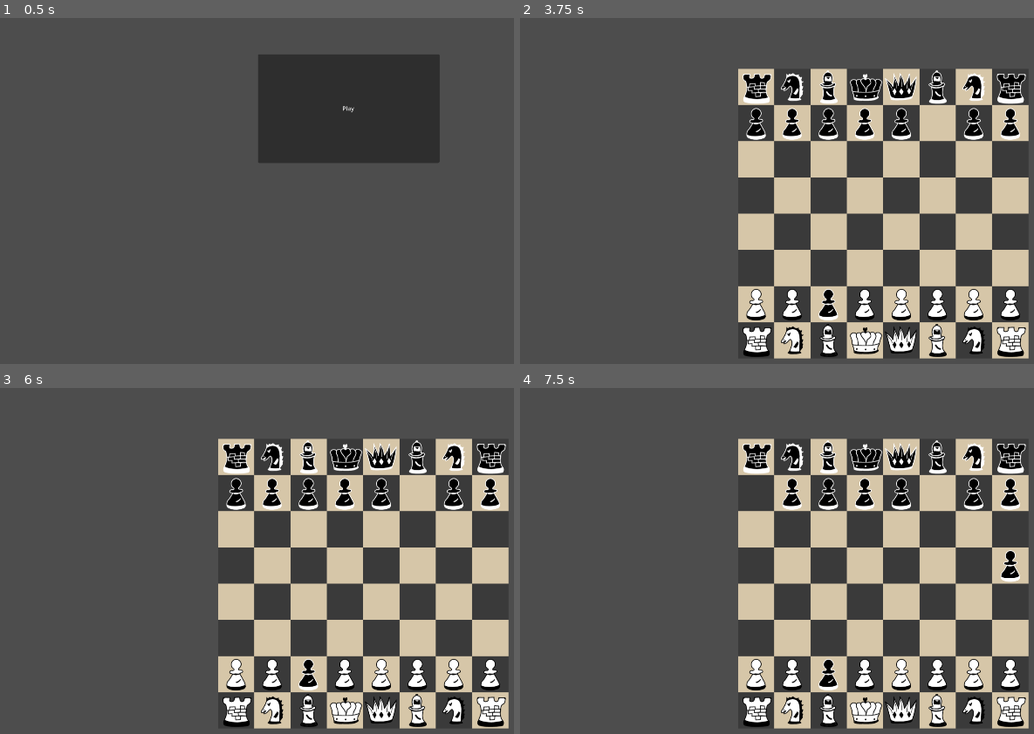
Above: before the commit, frames 1-4 (two rows, left to right).
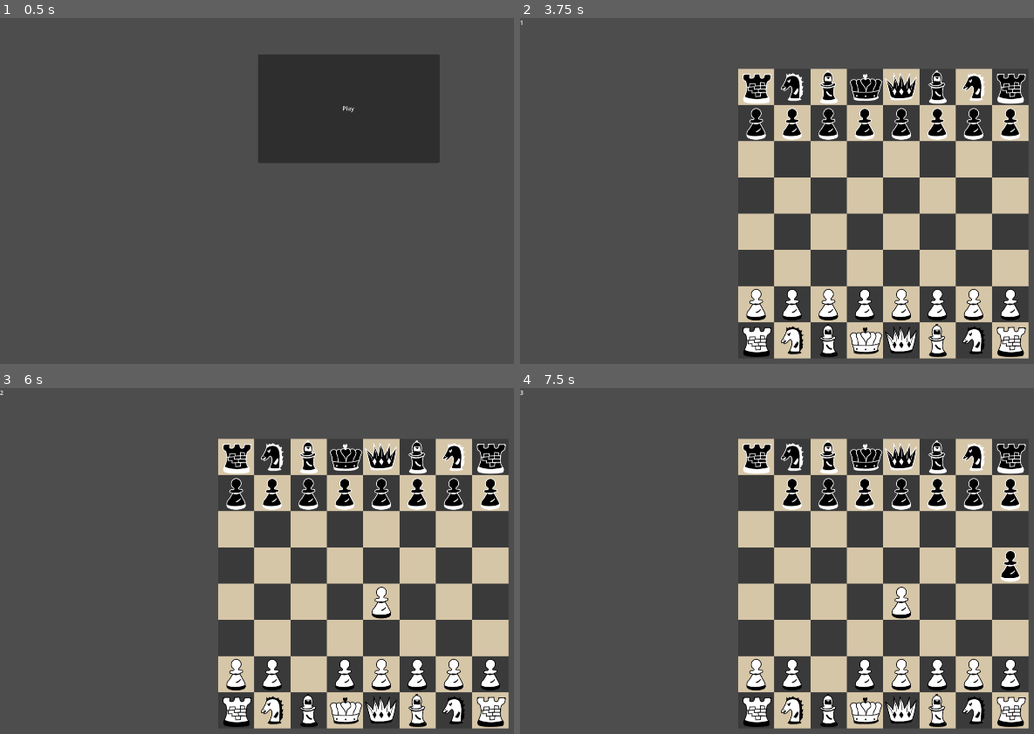
Above: after the commit, the same moments.

Repository: KristianPrifti/Upgraded-Chess-Game
Game: Godot game, scene res://main_menu.tscn
Same seed, same stepped clock (60 frames per second), same inputs: the game is played once before the commit and once after it.
Inputs (mouse positions are in pixels of both pictures, inside the frame that each line leads up to):
- Up to frame 1 (0.5 s): no input
- Up to frame 2 (3.75 s): click "Play" at 0.5 s; tap Enter at 1.25, 2.75 s; move the mouse to (1023, 194) at 1.27 s; click (1023, 194) at 1.35 s; tap Space at 2, 3.5 s; move the mouse to (730, 232) at 2.02 s; click (730, 232) at 2.1 s; move the mouse to (936, 128) at 2.77 s; click (936, 128) at 2.85 s; move the mouse to (833, 291) at 3.52 s; click (833, 291) at 3.6 s
- Up to frame 3 (6 s): tap Enter at 4.25 s; move the mouse to (outside the picture) at 4.27 s; click (outside the picture) at 4.35 s; tap Space at 5 s; move the mouse to (138, 526) at 5.02 s; click (138, 526) at 5.1 s; move the mouse to (385, 585) at 5.77 s; click (385, 585) at 5.85 s
- Up to frame 4 (7.5 s): move the mouse to (761, 484) at 6.52 s; click (761, 484) at 6.6 s; move the mouse to (1023, 564) at 7.27 s; click (1023, 564) at 7.35 s

Frame 1 is identical in both runs. In frame 2, 0.5% of the frame differs, in the area x 0-84%, y 0-88%; in frame 3, 0.7%; in frame 4, 0.7%.

Commit message:
add players and turns and players can move a piece only when it is their turn

Diff:
--- a/game_menu.tscn
+++ b/game_menu.tscn
@@ -1,7 +1,8 @@
-[gd_scene load_steps=3 format=3 uid="uid://bec253yxf1oy3"]
+[gd_scene load_steps=4 format=3 uid="uid://bec253yxf1oy3"]
 
 [ext_resource type="Texture2D" uid="uid://cwucgof4krgiv" path="res://assets/Chess_Board.png" id="1_6rly3"]
 [ext_resource type="Script" path="res://scripts/grid.gd" id="2_4gq53"]
+[ext_resource type="PackedScene" uid="uid://psptmt5hck0t" path="res://player.tscn" id="3_armrn"]
 
 [node name="game_menu" type="Node2D"]
 
@@ -246,3 +247,17 @@
 
 [node name="grid" type="Node2D" parent="ChessBoard"]
 script = ExtResource("2_4gq53")
+
+[node name="white_player" parent="ChessBoard/grid" instance=ExtResource("3_armrn")]
+position = Vector2(-597, -146)
+isWhite = true
+
+[node name="black_player" parent="ChessBoard/grid" instance=ExtResource("3_armrn")]
+position = Vector2(-603, -153)
+
+[node name="turn" type="Label" parent="ChessBoard/grid"]
+offset_left = -600.0
+offset_top = -140.0
+offset_right = -186.0
+offset_bottom = 64.0
+text = "0"
--- /dev/null
+++ b/player.tscn
@@ -0,0 +1,6 @@
+[gd_scene load_steps=2 format=3 uid="uid://psptmt5hck0t"]
+
+[ext_resource type="Script" path="res://scripts/player.gd" id="1_7qq8m"]
+
+[node name="player" type="Node2D"]
+script = ExtResource("1_7qq8m")
--- a/scripts/grid.gd
+++ b/scripts/grid.gd
@@ -18,17 +18,26 @@
 	preload("res://pieces/pawn.tscn"),
 ]
 
+#var player_path = preload("res://player.tscn")
+
 # mouse click variabels
 var click1 = Vector2(0 ,0)
 var click2 = Vector2(0, 0)
 var controlling: bool = false
 var controlling_piece
-var wait: bool = true
+
+# player and turn counter
+var turn_player
+@onready var turn_node = $turn
+var turn: int = 0
 
 # Called when the node enters the scene tree for the first time.
 func _ready():
 	board = make_2d_array()
 	spawn_initial_pices()
+	next_turn()
+	get_turn_player()
+
 
 
 # Called every frame. 'delta' is the elapsed time since the previous frame.
@@ -38,6 +47,7 @@
 	if is_controlling:
 		controlling = true
 
+	get_turn_player()
 
 # makes the array into a 2D array
 func make_2d_array():
@@ -48,6 +58,18 @@
 			array[i].append(null)
 	return array
 
+# update turn
+func next_turn():
+	turn = turn + 1
+	turn_node.text = str(turn)
+
+# get turn player
+func get_turn_player():
+	if turn % 2 == 1:
+		turn_player = $white_player
+	elif turn % 2 == 0:
+		turn_player = $black_player
+
 # change the column and raw number to pixel values
 func grid_to_pixel(column, row):
 	var pixel_x = x_start + offset * column
@@ -69,16 +91,15 @@
 func click_input():
 	if Input.is_action_just_pressed("ui_click") && controlling == false:
 		click1 = get_local_mouse_position()
-		print(click1)
 		var grid_position = pixel_to_grid(click1.x, click1.y)
-		if is_in_grid(grid_position.x, grid_position.y) && board[grid_position.x][grid_position.y] != null:
+		if is_in_grid(grid_position.x, grid_position.y) && board[grid_position.x][grid_position.y] != null && \
+		board[grid_position.x][grid_position.y].isWhite == turn_player.isWhite:
 			controlling_piece = board[grid_position.x][grid_position.y]
 			return true
 
 func click_output():
 	if Input.is_action_just_pressed("ui_click") && controlling:
 		click2 = get_local_mouse_position()
-		print(click2)
 		var grid_position = pixel_to_grid(click2.x, click2.y)
 		if is_in_grid(grid_position.x, grid_position.y):
 			var original_grid = pixel_to_grid(click1.x, click1.y)
@@ -86,12 +107,17 @@
 			controlling = false
 
 func move_piece(column0, row0, column1, row1):
-	var piece = board[column0][row0]
-	if board[column1][row1] != null:
-		board[column1][row1].queue_free()
-	board[column0][row0].position = grid_to_pixel(column1, row1)
-	board[column0][row0] = null
-	board[column1][row1] = piece
+	# this if statemnt checks if the player clicked twice in a row in the same spot
+	if column0 != column1 || row0 != row1:
+		var piece = board[column0][row0]
+		if board[column1][row1] != null:
+			board[column1][row1].queue_free()
+		board[column0][row0].position = grid_to_pixel(column1, row1)
+		board[column0][row0] = null
+		board[column1][row1] = piece
+		next_turn()
+		get_turn_player()
+
 
 
 
--- /dev/null
+++ b/scripts/player.gd
@@ -0,0 +1,12 @@
+extends Node2D
+
+@export var isWhite: bool
+
+# Called when the node enters the scene tree for the first time.
+func _ready():
+	pass # Replace with function body.
+
+
+# Called every frame. 'delta' is the elapsed time since the previous frame.
+func _process(delta):
+	pass
